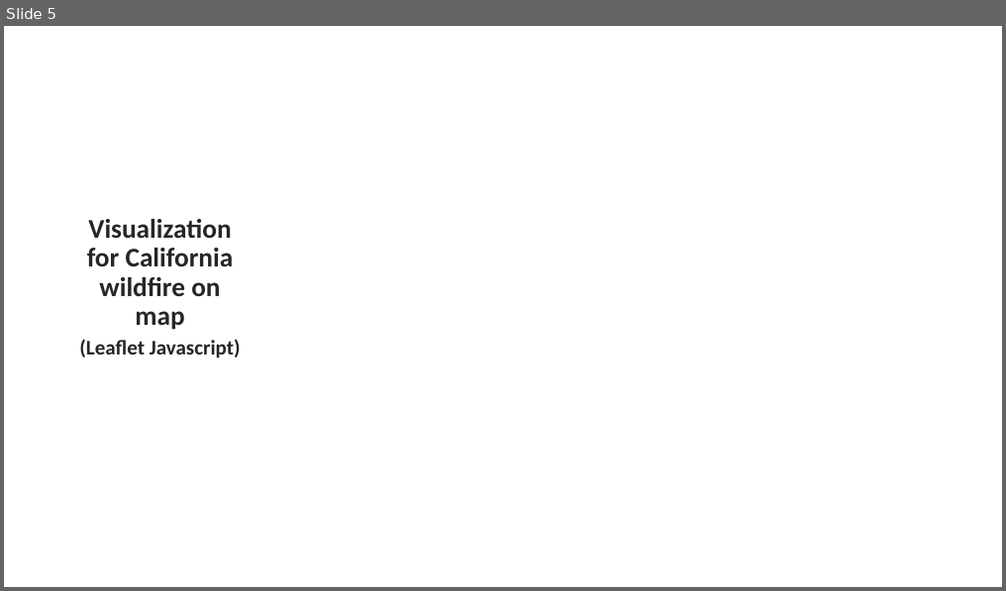
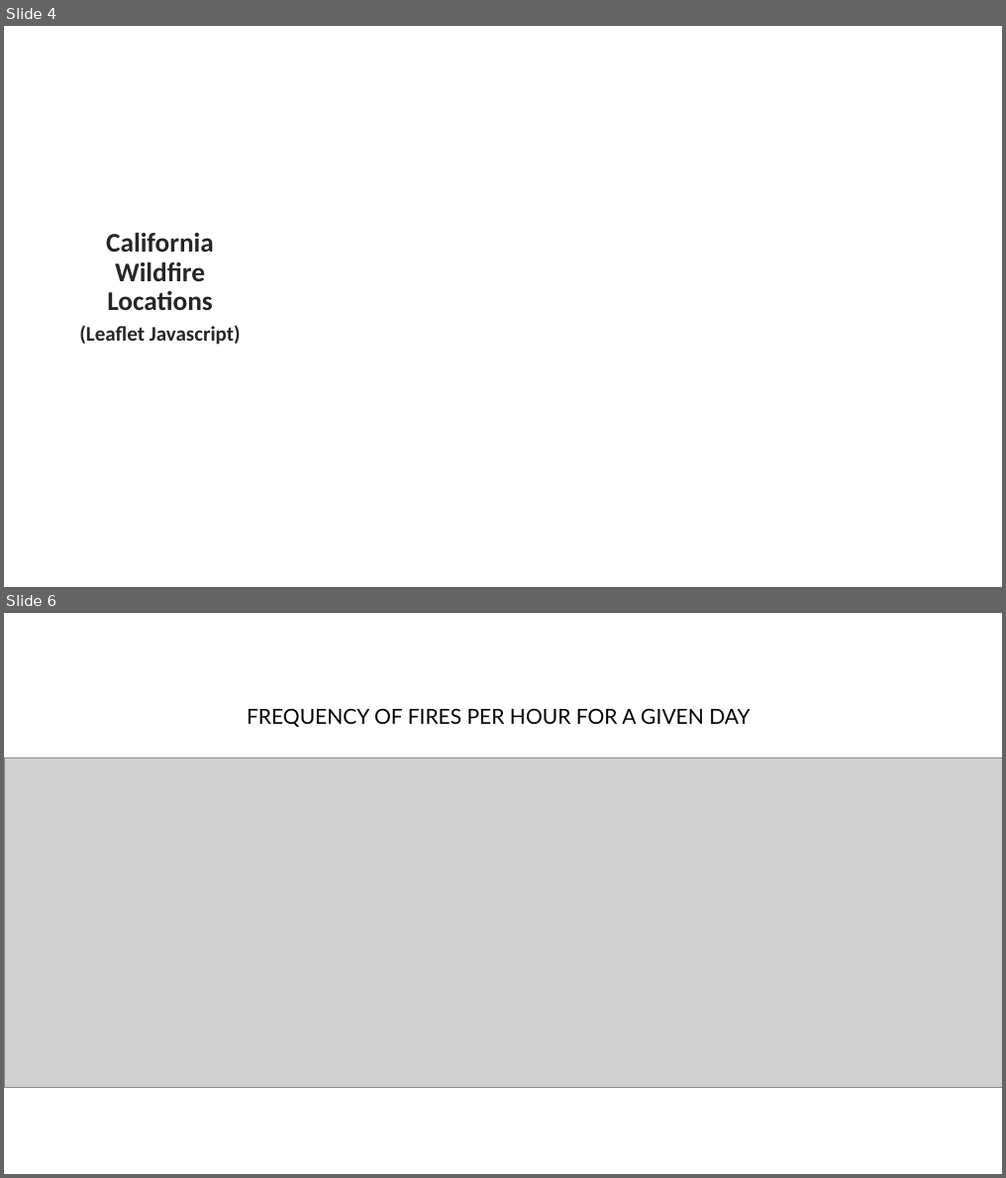
Before and after one commit to ErinBuday/California_Wildfires, a slide deck: Project3_CA_WildFires.pptx. Shown one above the other, each under a label of ours: slide 5 before the commit, slides 4 and 6 after it; the slides between them are not shown. The pictures are 1006x591 and 1006x1178 pixels, drawn with LibreOffice and Linux fonts; fonts in the diff are those of the drawing; grey boxes stand for pictures; background and template pictures are left out. Boxes give left, top, right and bottom in pixels: in the first picture for what was removed or moved away, otherwise in the second. Text is boxed around its words. In the diff, an @@ line names an element or a change of style, - is before the commit and + after.

```diff
--- a/Project3_CA_WildFires.pptx
+++ b/Project3_CA_WildFires.pptx
@@ slide 6 added at <box>4,613,1002,1174</box>, background #FFFFFF @@
@@ text added at <box>247,708,750,727</box>, 20 pt, text #000000 @@
+FREQUENCY OF FIRES PER HOUR FOR A GIVEN DAY
@@ picture added at <box>4,759,1002,1087</box> @@
@@ what was slide 5 is now slide 4 @@
@@ slide 4 changed as well @@
@@ text in ellipse at <box>106,233,214,310</box>: text changed @@
-Visualization for California wildfire on map
+California Wildfire Locations
```
Also in this commit, not shown: 4 other slides changed, 4 other slides added, 6 slides removed.
